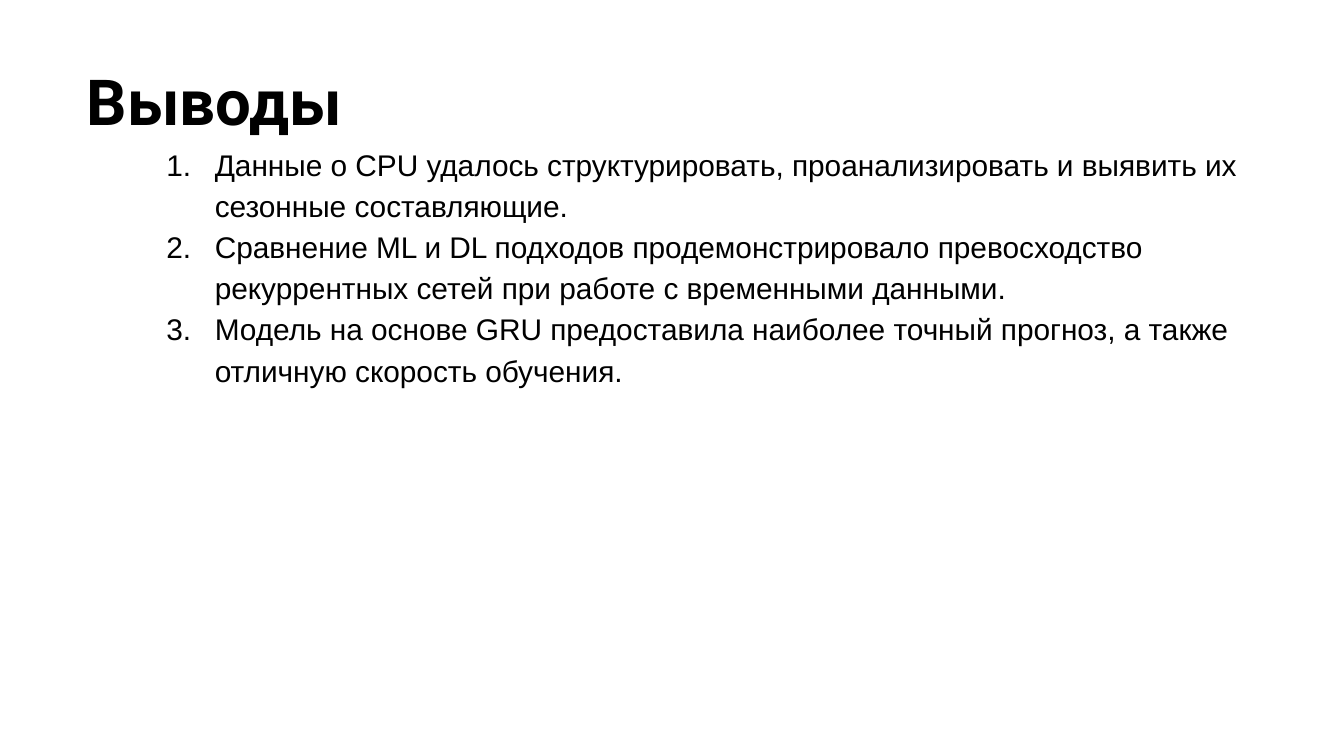
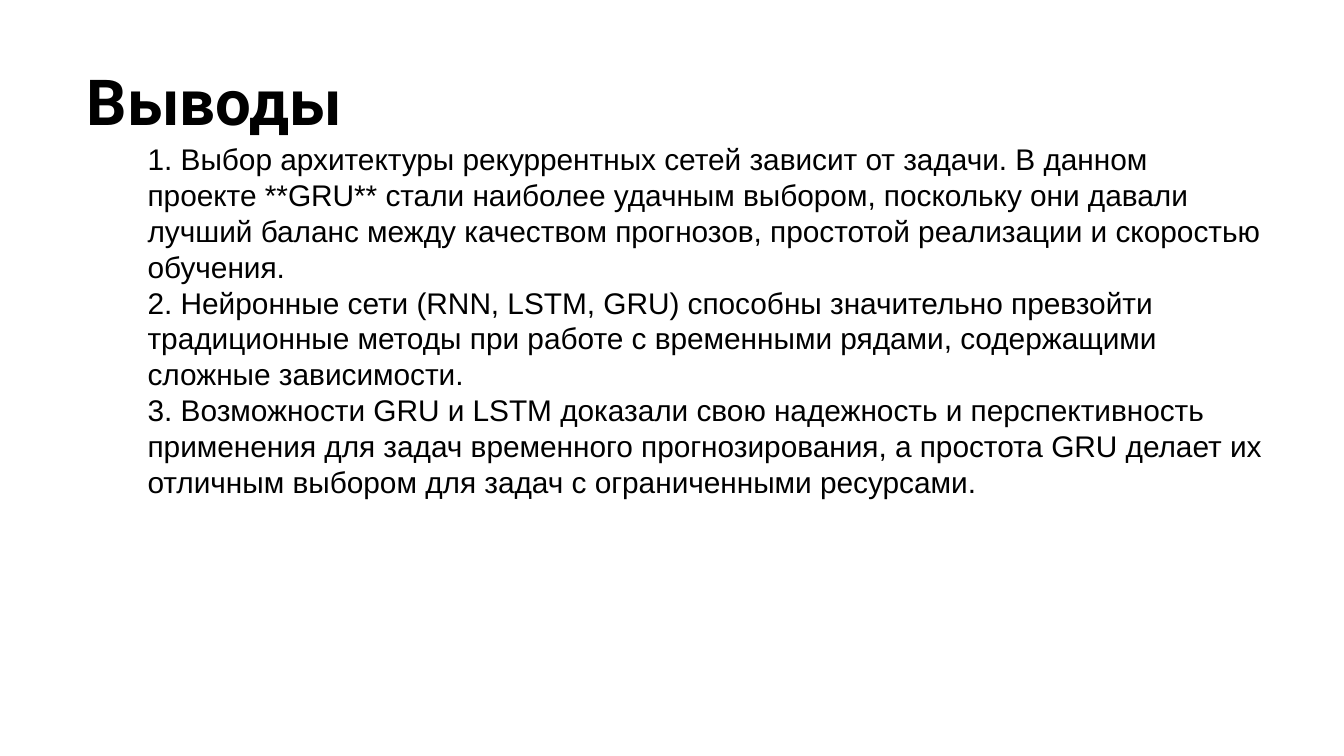
Before and after one commit to m0zart89/otus-ml-pro-2024-05, a slide deck: slide 31 of presentation.pptx. Drawn at 1344x756 pixels with LibreOffice and Linux fonts; fonts in the diff are those of the drawing; background and template pictures are left out. Boxes give left, top, right and bottom in pixels: in the first picture for what was removed or moved away, otherwise in the second. Text is boxed around its words. In the diff, an @@ line names an element or a change of style, - is before the commit and + after.

Commit message:
Project

```diff
--- a/presentation.pptx
+++ b/presentation.pptx
@@ text at [148,148,1262,498]: text changed @@
-1. Данные о CPU удалось структурировать, проанализировать и выявить их сезонные составляющие.
-2. Сравнение ML и DL подходов продемонстрировало превосходство рекуррентных сетей при работе с временными данными.
-3. Модель на основе GRU предоставила наиболее точный прогноз, а также отличную скорость обучения.
+1. Выбор архитектуры рекуррентных сетей зависит от задачи. В данном проекте **GRU** стали наиболее удачным выбором, поскольку они давали лучший баланс между качеством прогнозов, простотой реализации и скоростью обучения.
+2. Нейронные сети (RNN, LSTM, GRU) способны значительно превзойти традиционные методы при работе с временными рядами, содержащими сложные зависимости.
+3. Возможности GRU и LSTM доказали свою надежность и перспективность применения для задач временного прогнозирования, а простота GRU делает их отличным выбором для задач с ограниченными ресурсами.
```
